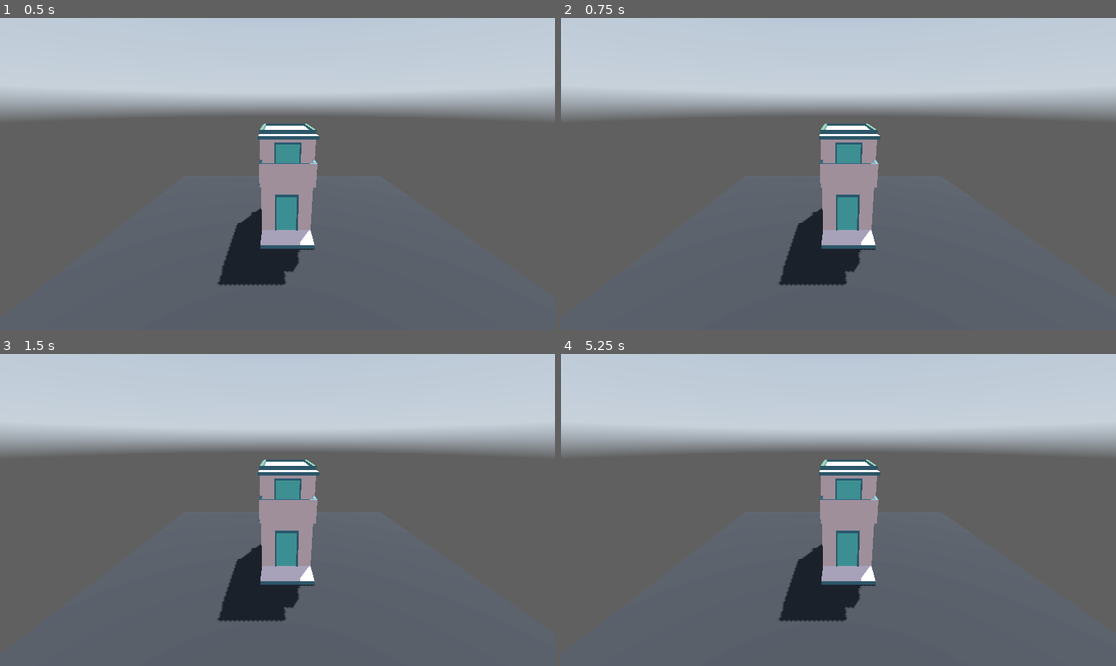
Above: before the commit, frames 1-4 (two rows, left to right).
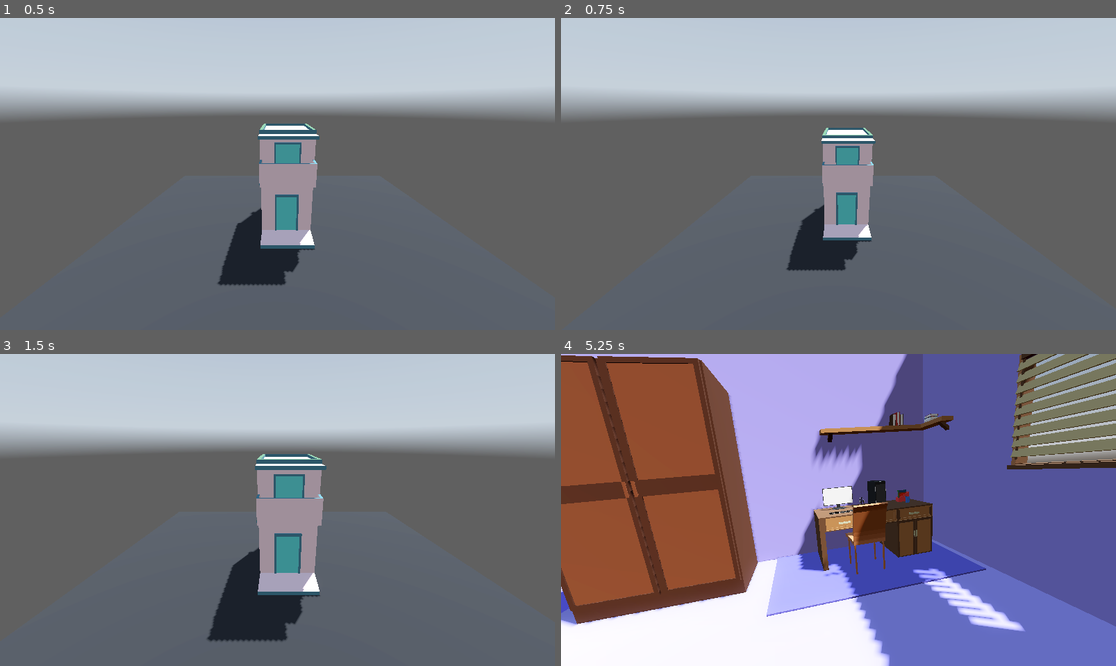
Above: after the commit, the same moments.

Repository: DemonKingSwarn/portfolio-website
Game: Godot game, scene res://scenes/main.tscn
The game is run twice, just before and just after one commit, with the same random seed, the same clock (stepped at 60 frames per second) and the same inputs. Before the commit the project has no main scene; this scene is started directly in both runs. A sky picture missing from this copy of the repository is replaced by a grey-blue gradient.
Inputs (mouse positions are in pixels of both pictures, inside the frame that each line leads up to):
- Up to frame 1 (0.5 s): no input
- Up to frame 2 (0.75 s): tap Enter at 0.5 s; move the mouse to (960, 158) at 0.52 s; hold Mouse wheel down (mousewheel_down, bound only after the com… from 0.53 s (still down); click (960, 158) at 0.67 s
- Up to frame 3 (1.5 s): tap Mouse wheel up (mousewheel_up, bound only after the commit) at 0.8, 1.35 s; tap Space at 1.25 s; move the mouse to (166, 525) at 1.27 s; release Mouse wheel down (mousewheel_down, bound only after the com… at 1.28 s; click (166, 525) at 1.42 s
- Up to frame 4 (5.25 s): tap Mouse wheel down (mousewheel_down, bound only after the com… at 1.55, 3.05, 4.55 s; tap Enter at 2, 3.5 s; move the mouse to (894, 441) at 2.02 s; hold Mouse wheel down (mousewheel_down, bound only after the com… 2.03-2.78 s; click (894, 441) at 2.17 s; tap Mouse wheel up (mousewheel_up, bound only after the commit) at 2.3, 2.85, 3.8, 4.35 s; tap Space at 2.75, 4.25 s; move the mouse to (810, 572) at 2.77 s; click (810, 572) at 2.92 s; move the mouse to (1005, 556) at 3.52 s; hold Mouse wheel down (mousewheel_down, bound only after the com… 3.53-4.28 s; click (1005, 556) at 3.67 s; move the mouse to (672, 463) at 4.27 s; click (672, 463) at 4.42 s; move the mouse to (866, 510) at 5.02 s; hold Mouse wheel down (mousewheel_down, bound only after the com… from 5.03 s (still down); click (866, 510) at 5.17 s

Frame 1 is identical in both runs. In frame 2, 2.5% of the frame differs, in the area x 39-58%, y 33-86%; in frame 3, 3.3%; in frame 4, 100%, in the area x 0-100%, y 0-100%.

Commit message:
chore: room added

Diff:
--- a/project.godot
+++ b/project.godot
@@ -11,8 +11,26 @@
 [application]
 
 config/name="portfolio-web"
+run/main_scene="uid://cd6kwua7hvelt"
 config/features=PackedStringArray("4.5", "Forward Plus")
 config/icon="res://icon.svg"
+
+[filesystem]
+
+import/blender/enabled=false
+
+[input]
+
+mousewheel_up={
+"deadzone": 0.2,
+"events": [Object(InputEventMouseButton,"resource_local_to_scene":false,"resource_name":"","device":-1,"window_id":0,"alt_pressed":false,"shift_pressed":false,"ctrl_pressed":false,"meta_pressed":false,"button_mask":0,"position":Vector2(0, 0),"global_position":Vector2(0, 0),"factor":1.0,"button_index":4,"canceled":false,"pressed":false,"double_click":false,"script":null)
+]
+}
+mousewheel_down={
+"deadzone": 0.2,
+"events": [Object(InputEventMouseButton,"resource_local_to_scene":false,"resource_name":"","device":-1,"window_id":0,"alt_pressed":false,"shift_pressed":false,"ctrl_pressed":false,"meta_pressed":false,"button_mask":0,"position":Vector2(0, 0),"global_position":Vector2(0, 0),"factor":1.0,"button_index":5,"canceled":false,"pressed":false,"double_click":false,"script":null)
+]
+}
 
 [rendering]
 
--- a/scenes/main.tscn
+++ b/scenes/main.tscn
@@ -1,8 +1,10 @@
-[gd_scene load_steps=8 format=3 uid="uid://cd6kwua7hvelt"]
+[gd_scene load_steps=11 format=3 uid="uid://cd6kwua7hvelt"]
 
 [ext_resource type="Texture2D" uid="uid://bcjyd0siultph" path="res://assets/skybox/kloofendal_48d_partly_cloudy_puresky_2k.hdr" id="1_0wfyh"]
 [ext_resource type="PackedScene" uid="uid://dfyqwuwlgyrpf" path="res://assets/casarosa5.fbx" id="1_o5qli"]
+[ext_resource type="Script" uid="uid://d1qghxlkybw7w" path="res://scripts/mouse_zoom.gd" id="2_jyhfs"]
 [ext_resource type="Script" uid="uid://df8qyvlvopc21" path="res://scripts/rot.gd" id="2_sugp2"]
+[ext_resource type="Script" uid="uid://bnls60cp1n0v4" path="res://scripts/clickable.gd" id="5_tbgi4"]
 
 [sub_resource type="PanoramaSkyMaterial" id="PanoramaSkyMaterial_sugp2"]
 panorama = ExtResource("1_0wfyh")
@@ -19,6 +21,9 @@
 [sub_resource type="StandardMaterial3D" id="StandardMaterial3D_0wfyh"]
 albedo_color = Color(0.14406255, 0.14406255, 0.14406255, 1)
 
+[sub_resource type="BoxShape3D" id="BoxShape3D_jyhfs"]
+size = Vector3(2.0941162, 4.4585266, 1.1568604)
+
 [node name="Main" type="Node3D"]
 
 [node name="WorldEnvironment" type="WorldEnvironment" parent="."]
@@ -30,6 +35,7 @@
 
 [node name="Camera3D" type="Camera3D" parent="."]
 transform = Transform3D(1, 0, 0, 0, 0.9464917, 0.32272828, 0, -0.32272828, 0.9464917, -0.39678764, 6.0302763, 8.86824)
+script = ExtResource("2_jyhfs")
 
 [node name="scene" type="Node3D" parent="." node_paths=PackedStringArray("cam")]
 script = ExtResource("2_sugp2")
@@ -42,3 +48,11 @@
 
 [node name="casarosa5" parent="scene" instance=ExtResource("1_o5qli")]
 transform = Transform3D(1, 0, 0, 0, 1, 0, 0, 0, 1, 0, 2.5895824, 0)
+
+[node name="StaticBody3D" type="StaticBody3D" parent="scene/casarosa5"]
+transform = Transform3D(1, 0, 0, 0, 1, 0, 0, 0, 1, 0, 0, 1.4425855)
+script = ExtResource("5_tbgi4")
+
+[node name="CollisionShape3D" type="CollisionShape3D" parent="scene/casarosa5/StaticBody3D"]
+transform = Transform3D(1, 0, 0, 0, 1, 0, 0, 0, 1, 0.0602417, 0.19593811, -0.38934326)
+shape = SubResource("BoxShape3D_jyhfs")
--- /dev/null
+++ b/scenes/room.tscn
@@ -0,0 +1,31 @@
+[gd_scene load_steps=5 format=3 uid="uid://dx4cy166fvgqy"]
+
+[ext_resource type="PackedScene" uid="uid://cm4nfxedk6a2b" path="res://assets/room/room.fbx" id="1_36trf"]
+
+[sub_resource type="ProceduralSkyMaterial" id="ProceduralSkyMaterial_ffxv4"]
+sky_horizon_color = Color(0.66224277, 0.6717428, 0.6867428, 1)
+ground_horizon_color = Color(0.66224277, 0.6717428, 0.6867428, 1)
+
+[sub_resource type="Sky" id="Sky_85yof"]
+sky_material = SubResource("ProceduralSkyMaterial_ffxv4")
+
+[sub_resource type="Environment" id="Environment_14vil"]
+background_mode = 2
+sky = SubResource("Sky_85yof")
+tonemap_mode = 2
+glow_enabled = true
+
+[node name="Room" type="Node3D"]
+
+[node name="DirectionalLight3D" type="DirectionalLight3D" parent="."]
+transform = Transform3D(-0.8660254, -0.43301278, 0.25, 0, 0.49999997, 0.86602545, -0.50000006, 0.75, -0.43301266, 0, 0, 0)
+shadow_enabled = true
+
+[node name="WorldEnvironment" type="WorldEnvironment" parent="."]
+environment = SubResource("Environment_14vil")
+
+[node name="room" parent="." instance=ExtResource("1_36trf")]
+transform = Transform3D(1, 0, 0, 0, 1, 0, 0, 0, 1, -9.80758, 0, -2.1466274)
+
+[node name="Camera3D" type="Camera3D" parent="."]
+transform = Transform3D(0.21162264, -0.17205231, 0.9620883, -0.084326506, 0.977498, 0.19335666, -0.9737068, -0.1220482, 0.19235213, -4.4439344, 1.7335997, -3.554642)
--- /dev/null
+++ b/scripts/clickable.gd
@@ -0,0 +1,9 @@
+extends StaticBody3D
+
+func _ready() -> void:
+	input_ray_pickable = true
+	input_event.connect(_on_input_event)
+
+func _on_input_event(camera, event, position, normal, shape_idx) -> void:
+	if event is InputEventMouseButton and event.pressed:
+		print("Object clicked!")
--- /dev/null
+++ b/scripts/mouse_zoom.gd
@@ -0,0 +1,24 @@
+extends Camera3D
+
+@export var zoom_speed = 1.0
+@export var min_zoom = 2.0
+@export var max_zoom = 10.0
+
+func _input(event) -> void:
+	if event.is_action_pressed("mousewheel_up"):
+		translate_object_local(Vector3(0, 0, -zoom_speed))
+	elif event.is_action_pressed("mousewheel_down"):
+		translate_object_local(Vector3(0, 0, zoom_speed))
+
+	if event is InputEventMouseButton and event.pressed:
+		var mouse_pos = get_viewport().get_mouse_position()
+
+		var ray_origin = project_ray_origin(mouse_pos)
+		var ray_end = ray_origin + project_ray_normal(mouse_pos) * 1000
+
+		var space_state = get_world_3d().direct_space_state
+		var query = PhysicsRayQueryParameters3D.create(ray_origin, ray_end)
+		var result = space_state.intersect_ray(query)
+
+		if result:
+			get_tree().change_scene_to_file("uid://dx4cy166fvgqy")
Not shown, added: assets/room/preview.png.import
Binary file added: assets/room/room.fbx
Not shown, added: assets/room/room.fbx.import
Not shown, added: scripts/clickable.gd.uid
Not shown, added: scripts/mouse_zoom.gd.uid
Not shown, added: assets/room/room.blend
Not shown, added: assets/room/room.blend1
